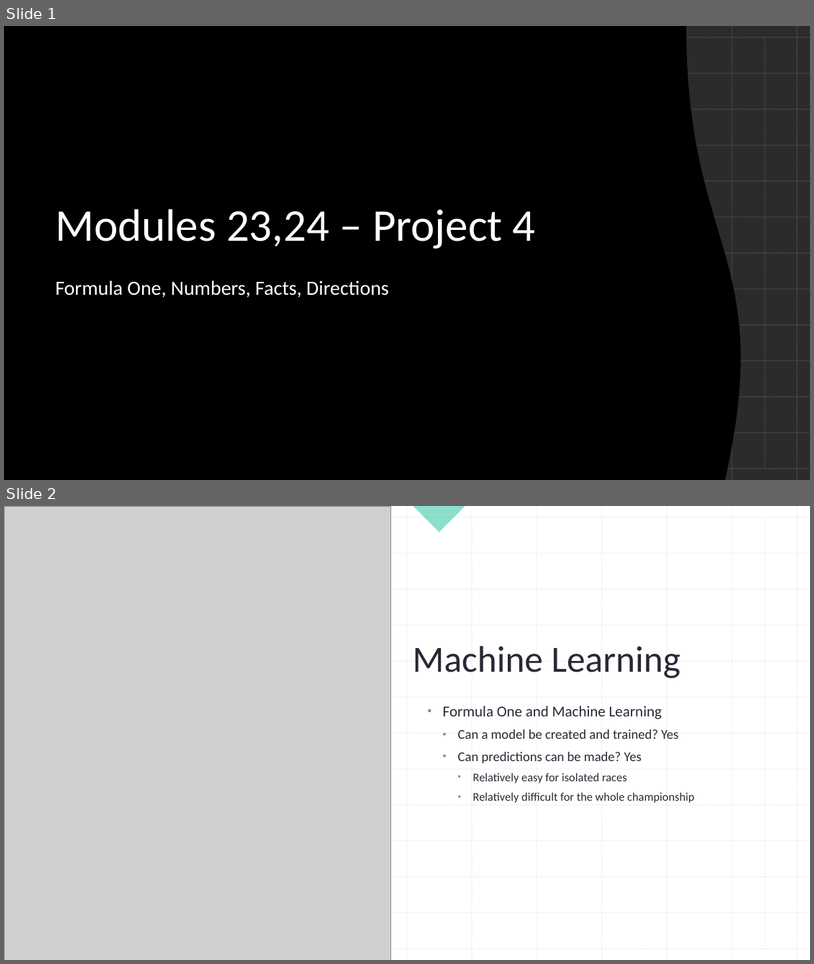
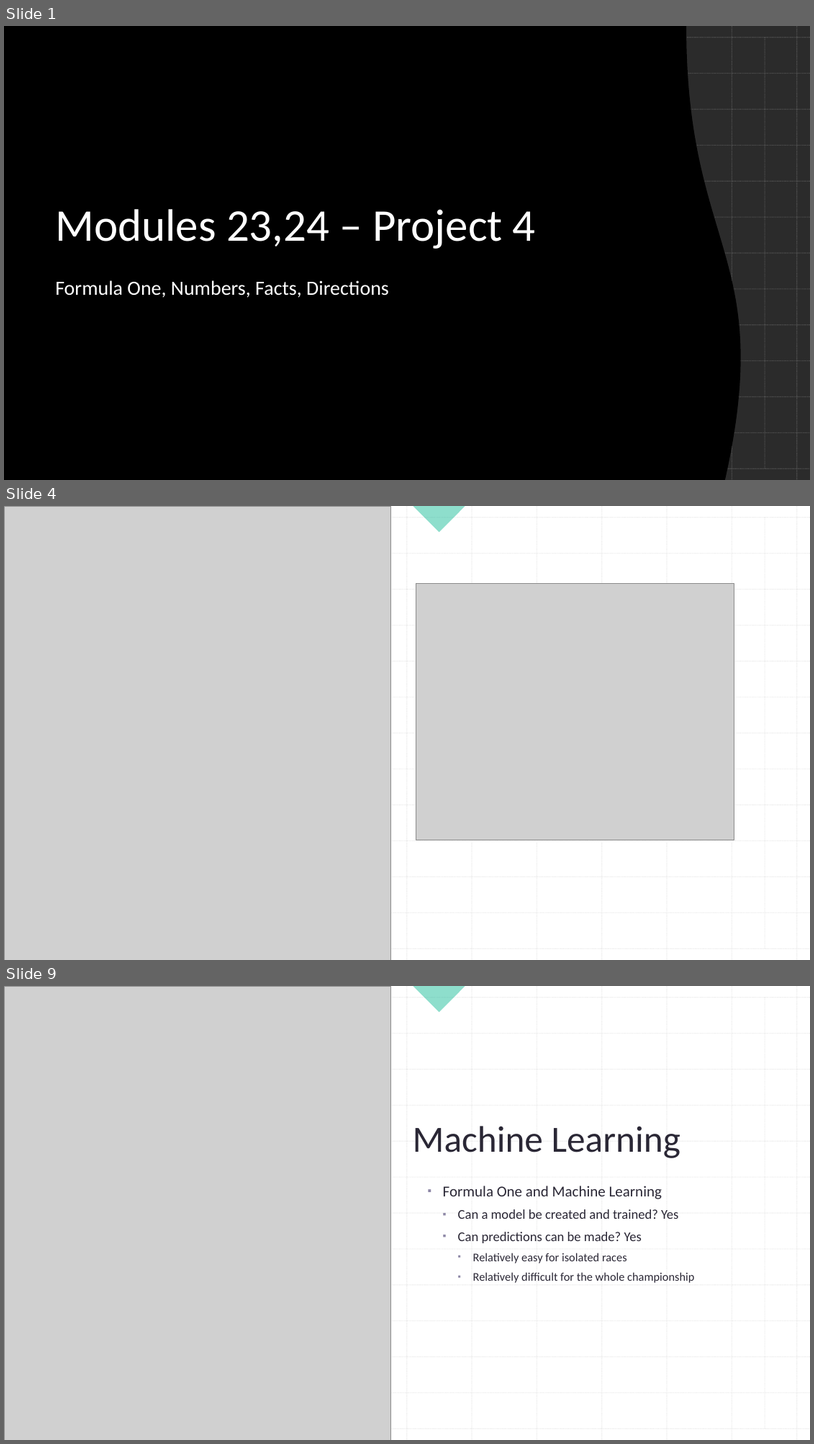
Before and after one commit to joseeneas/RB_Module_24_Project_04, a slide deck: Documents/Project 4 - Group 3 - ML .pptx. Shown one above the other, each under a label of ours: slides 1 and 2 before the commit, slides 1, 4 and 9 after it; the slides between them are not shown. The pictures are 814x964 and 814x1444 pixels, drawn with LibreOffice and Linux fonts; fonts in the diff are those of the drawing; grey boxes stand for pictures; background and template pictures are left out; a plain dark background stands for a picture behind light text. Boxes give left, top, right and bottom in pixels: in the first picture for what was removed or moved away, otherwise in the second. Text is boxed around its words. In the diff, an @@ line names an element or a change of style, - is before the commit and + after.

```diff
--- a/Documents/Project 4 - Group 3 - ML .pptx
+++ b/Documents/Project 4 - Group 3 - ML .pptx
@@ slide 4 added at <box>4,506,810,960</box>, background #FFFFFF; not listed: 27 template elements that a slide beside it also shows @@
@@ rectangle added at <box>4,506,810,960</box>, fill #FFFFFF @@
@@ picture added at <box>4,506,391,960</box> @@
@@ right triangle added at <box>413,506,466,532</box>, fill #1EBE9B at 50% opacity @@
@@ group added at <box>4,506,810,960</box>: 27 lines @@
@@ picture added at <box>417,584,735,840</box> @@
@@ what was slide 2 is now slide 9 @@
```
Also in this commit, not shown: 6 other slides added, 1 other file.
